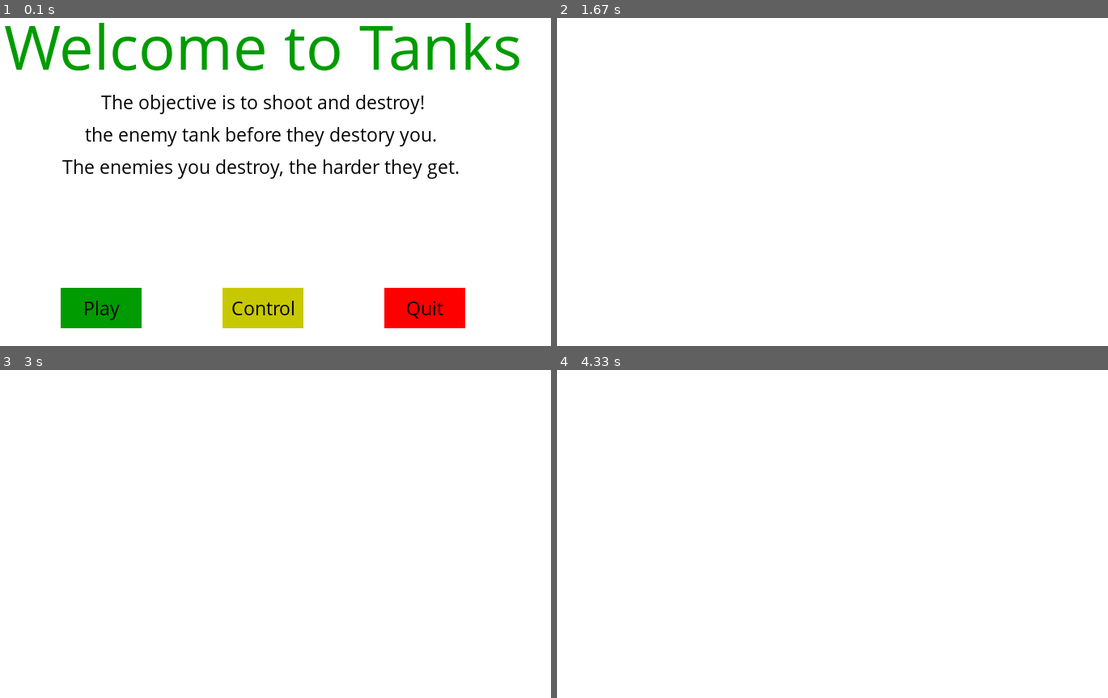
Above: before the commit, frames 1-4 (two rows, left to right).
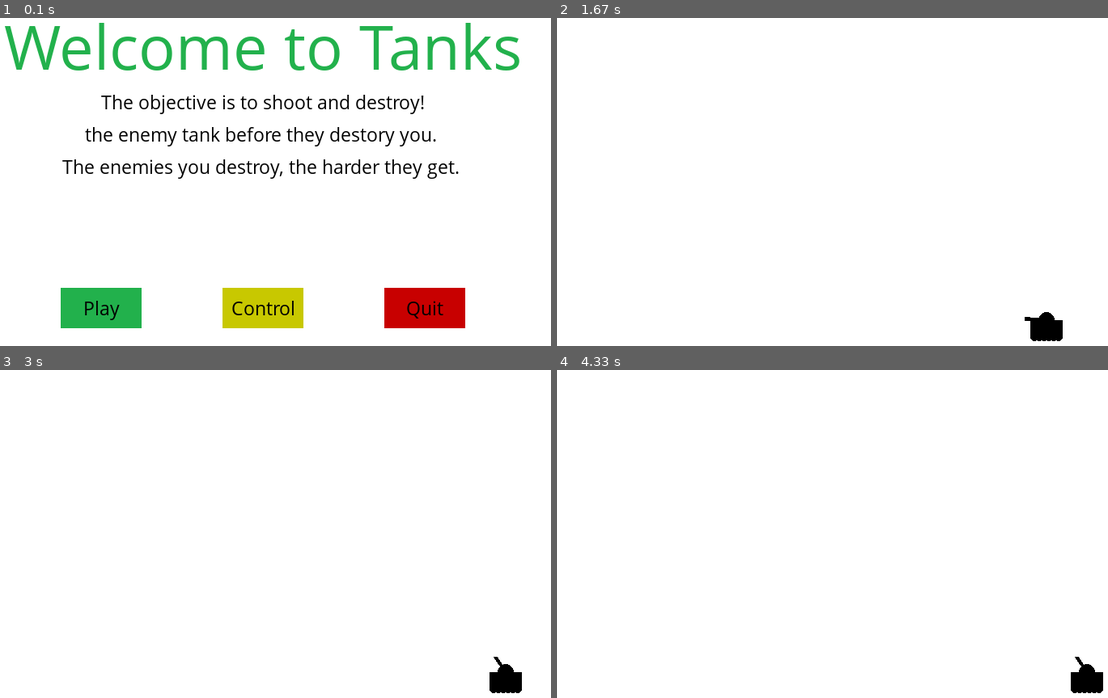
Above: after the commit, the same moments.

Repository: Charles0115/Python-PyGame-Projects
Game: pygame game, started from Tutorials/Tank/Tanks.py
The game is run twice, just before and just after one commit, with the same random seed, the same clock (stepped at 60 frames per second) and the same inputs.
Inputs (mouse positions are in pixels of both pictures, inside the frame that each line leads up to):
- Up to frame 1 (0.1 s): no input
- Up to frame 2 (1.67 s): tap C at 0.33 s; hold Left 0.67-1.2 s; move the mouse to (678, 152) at 0.7 s; hold Down from 1.23 s (still down); move the mouse to (1025, 244) at 1.27 s
- Up to frame 3 (3 s): release Down at 1.7 s; hold Up 2.23-2.7 s; move the mouse to (55, 517) at 2.27 s; hold Right from 2.73 s (still down); move the mouse to (110, 583) at 2.77 s
- Up to frame 4 (4.33 s): release Right at 3.37 s

The runs differ from the first frame. In frame 1, 6.9% of the frame differs, in the area x 0-95%, y 1-95%; in frame 2, 0.4%; in frame 3, 0.4%; in frame 4, 0.4%.

Commit message:
update tank

Diff:
--- a/Tutorials/Tank/Tanks.py
+++ b/Tutorials/Tank/Tanks.py
@@ -1,4 +1,3 @@
-
 import pygame
 import random
 
@@ -23,9 +22,13 @@
 
 WHITE = (255, 255, 255)
 BLACK = (0, 0, 0)
-RED = (255, 0, 0)
-GREEN = (0, 155, 0)
+RED = (200, 0, 0)
+LIGHT_RED = (255, 0, 0)
+GREEN = (34, 177, 76)
+LIGHT_GREEN = (0, 255, 0)
 YELLOW = (200, 200, 0)
+LIGHT_YELLOW = (255, 255, 0)
+
 
 display_width = 800
 display_height = 600
@@ -41,7 +44,11 @@
 
 clock = pygame.time.Clock()
 
-AppleThickness = 30
+tankWidth = 40
+tankHeight = 20
+turretWidth = 5
+wheelWidth = 5
+
 block_size = 20
 FPS = 15
 
@@ -78,13 +85,6 @@
     gameDisplay.blit(text, [0, 0])
 
 
-def randAppleGen():
-    randAppleX = round(random.randrange(0, display_width - AppleThickness))  # / 10.0) * 10.0
-    randAppleY = round(random.randrange(0, display_height - AppleThickness))  # / 10.0) * 10.0
-
-    return randAppleX, randAppleY
-
-
 # start menu
 def game_intro():
     intro = True
@@ -105,21 +105,66 @@
         message_to_screen("The objective is to shoot and destroy!", BLACK, y_displace=-30)
         message_to_screen("the enemy tank before they destory you. ", BLACK, y_displace=10)
         message_to_screen("The enemies you destroy, the harder they get. ", BLACK, y_displace=50)
-        # message_to_screen("Press C to play, P to pause or Q to quit. ", BLACK, y_displace=180)
-
-        # Display some rectangles and buttons
-        pygame.draw.rect(gameDisplay, GREEN, (150, 500, 100, 50))
-        pygame.draw.rect(gameDisplay, YELLOW, (350, 500, 100, 50))
-        pygame.draw.rect(gameDisplay, RED, (550, 500, 100, 50))
-
-        text_to_button("Play", BLACK, 150, 500, 100, 50)
-        text_to_button("Control", BLACK, 350, 500, 100, 50)
-        text_to_button("Quit", BLACK, 550, 500, 100, 50)
-
+
+        # Display some rectangles and words (buttons)
+        button("Play", 150, 500, 100, 50, GREEN, LIGHT_GREEN, action="Play")
+        button("Control", 350, 500, 100, 50, YELLOW, LIGHT_YELLOW, action="Control")
+        button("Quit", 550, 500, 100, 50, RED, LIGHT_RED, action="Quit")
 
         pygame.display.update()
         clock.tick(15)
 
+
+def tank(x, y, turPos):
+    x = int(x)
+    y = int(y)
+
+    possibleTurrets = [(x-27, y-2),
+                       (x-26, y-5),
+                       (x-25, y-8),
+                       (x-23, y-12),
+                       (x-20, y-14),
+                       (x-18, y-15),
+                       (x-15, y-17),
+                       (x-13, y-19),
+                       (x-11, y-21)]
+
+    pygame.draw.circle(gameDisplay, BLACK, (x, y), int(tankHeight/2))
+    pygame.draw.rect(gameDisplay, BLACK, (x-tankHeight, y, tankWidth, tankHeight))
+    pygame.draw.line(gameDisplay, BLACK, (x, y), possibleTurrets[turPos], turretWidth)
+
+    startX = 15
+    for i in range(6):
+        pygame.draw.circle(gameDisplay, BLACK, (x-startX, y+21), wheelWidth)
+        startX -= 6
+
+
+def barrier():
+    xlocation = (display_width / 2) + random.randint(-0.2*display_width, 0.2*display_width)
+
+
+def game_control():
+    gcont = True
+    while gcont:
+        for event in pygame.event.get():
+            if event.type == pygame.QUIT:
+                pygame.quit()
+                quit()
+
+        gameDisplay.fill(WHITE)
+        message_to_screen("Control", GREEN, y_displace=-100, size="large")
+        message_to_screen("Fire: Spacebar", BLACK, y_displace=-30)
+        message_to_screen("Move Turret: Up and Down arrows", BLACK, y_displace=10)
+        message_to_screen("Move Tank: Left and Right arrows", BLACK, y_displace=50)
+        message_to_screen("Pause: P", BLACK, y_displace=90)
+
+        # Display some rectangles and words (buttons)
+        button("Play", 150, 500, 100, 50, GREEN, LIGHT_GREEN, action="Play")
+        button("Main", 350, 500, 100, 50, YELLOW, LIGHT_YELLOW, action="Main")
+        button("Quit", 550, 500, 100, 50, RED, LIGHT_RED, action="Quit")
+
+        pygame.display.update()
+        clock.tick(15)
 
 
 def text_objects(text, color, size):
@@ -131,6 +176,7 @@
         textSurface = largefont.render(text, True, color)
     return textSurface, textSurface.get_rect()
 
+
 def text_to_button(msg, color, buttonx, buttony, buttonwidth, butttonheight, size = "small"):
     textSurf, textRect = text_objects(msg, color, size)
     textRect.center = (int(buttonx + (buttonwidth/2)), buttony + int(butttonheight/2))
@@ -143,10 +189,41 @@
     gameDisplay.blit(textSurf, textRect)
 
 
+def button(text, x, y, width, height, inactive_color, active_color, action=None):
+    cur = pygame.mouse.get_pos()
+    click = pygame.mouse.get_pressed()
+    if x + width > cur[0] > x and y + height > cur[1] > y:
+        pygame.draw.rect(gameDisplay, active_color, (x, y, width, height))
+        if click[0] == 1 and action is not None:
+            if action == "Quit":
+                pygame.quit()
+                quit()
+            if action == "Control":
+                game_control()
+            if action == "Play":
+                gameLoop()
+            if action == "Main":
+                game_intro()
+
+    else:
+        pygame.draw.rect(gameDisplay, inactive_color, (x, y, width, height))
+
+    text_to_button(text, BLACK, x, y, width, height)
+
+
+
+
+
 def gameLoop():
     gameExit = False
     gameOver = False
     FPS = 15
+
+    mainTankX = display_width * 0.9
+    mainTankY = display_height * 0.9
+    tankMove = 0
+    currentTurPos = 0
+    changeTur = 0
 
     while not gameExit:
         if gameOver:
@@ -178,23 +255,38 @@
                 # when lead_x_change or lead_y_change has value, the other variable has to set to 0, otherwise the snake will
                 # move diagonally and never changes back.
                 if event.key == pygame.K_LEFT:  # If left arrow key is pressed
-                    pass
+                    tankMove = -5
 
                 elif event.key == pygame.K_RIGHT:  # If right arrow key is pressed
-                    pass
+                    tankMove = 5
 
                 elif event.key == pygame.K_UP:  # If up arrow key is pressed
-                    pass
+                    changeTur = 1
 
                 elif event.key == pygame.K_DOWN:  # If down arrow key is pressed
-                    pass
+                    changeTur = -1
 
                 elif event.key == pygame.K_p:
                     pause()
 
+            elif event.type == pygame.KEYUP:
+                if event.key == pygame.K_LEFT or event.key == pygame.K_RIGHT:
+                    tankMove = 0
+
+                if event.key == pygame.K_UP or event.key == pygame.K_DOWN:
+                    changeTur = 0
 
         gameDisplay.fill(WHITE)
-
+        mainTankX += tankMove
+
+        currentTurPos += changeTur
+        # to avoid going out of range
+        if currentTurPos > 8:
+            currentTurPos = 8
+        elif currentTurPos < 0:
+            currentTurPos = 0
+
+        tank(mainTankX, mainTankY, currentTurPos)
         pygame.display.update()
 
         clock.tick(FPS)  # Specify frame per second, 30 is typical
